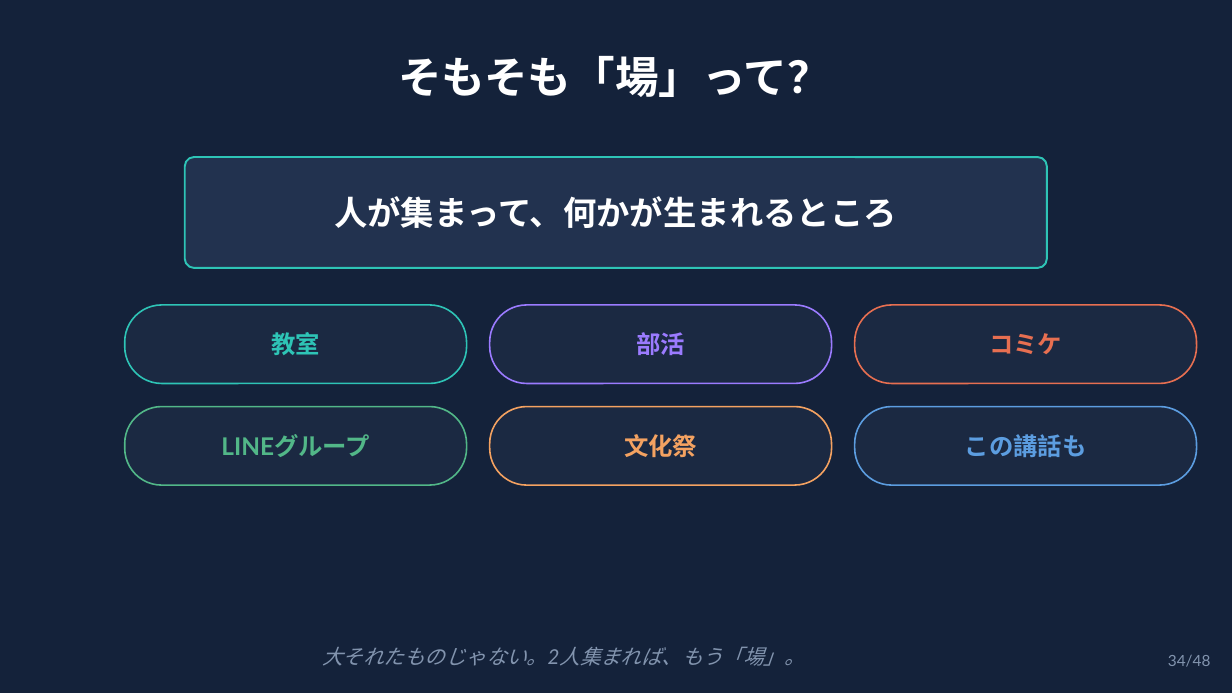
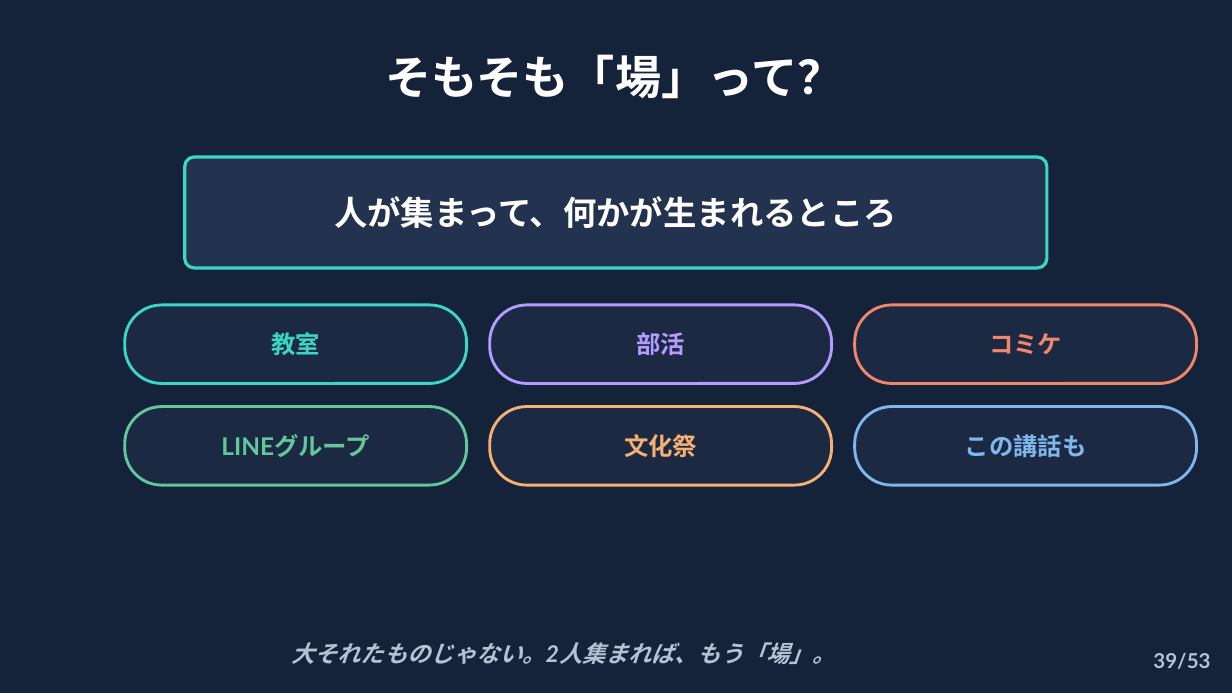
Before and after one commit to syukugennmathto/claude-daily-routines, a slide deck: slide 39 of build/career_talk_setagaya.pptx (slide 34 before the commit). Drawn at 1232x693 pixels with LibreOffice and Linux fonts; fonts in the diff are those of the drawing. Boxes give left, top, right and bottom in pixels: in the first picture for what was removed or moved away, otherwise in the second. Text is boxed around its words. In the diff, an @@ line names an element or a change of style, - is before the commit and + after.

```diff
--- a/build/career_talk_setagaya.pptx
+++ b/build/career_talk_setagaya.pptx
@@ text "そもそも「場」って？" at (x1=385, y1=54, x2=844, y2=99): size 34 to 36 pt @@
@@ rounded rectangle at (x1=185, y1=157, x2=1047, y2=268): outline #2EC4B6 1.5 pt to #3AD6C6 2.5 pt @@
@@ text "教室" at (x1=271, y1=332, x2=320, y2=355): text colour #2EC4B6 to #3AD6C6 @@
@@ rounded rectangle at (x1=125, y1=305, x2=467, y2=384): outline #2EC4B6 1.25 pt to #3AD6C6 2.25 pt @@
@@ text "部活" at (x1=636, y1=332, x2=685, y2=355): text colour #9B7BFF to #B39BFF @@
@@ rounded rectangle at (x1=490, y1=305, x2=832, y2=384): outline #9B7BFF 1.25 pt to #B39BFF 2.25 pt @@
@@ text "コミケ" at (x1=989, y1=333, x2=1062, y2=354): text colour #E76F51 to #F0866B @@
@@ rounded rectangle at (x1=855, y1=305, x2=1197, y2=384): outline #E76F51 1.25 pt to #F0866B 2.25 pt @@
@@ text "LINEグループ" at (x1=221, y1=434, x2=369, y2=457): text colour #52B788 to #63C79A @@
@@ rounded rectangle at (x1=125, y1=407, x2=467, y2=485): outline #52B788 1.25 pt to #63C79A 2.25 pt @@
@@ text "文化祭" at (x1=624, y1=434, x2=697, y2=457): text colour #F4A261 to #F6B071 @@
@@ rounded rectangle at (x1=490, y1=407, x2=832, y2=485): outline #F4A261 1.25 pt to #F6B071 2.25 pt @@
@@ text "この講話も" at (x1=965, y1=434, x2=1087, y2=457): text colour #5C9DE0 to #7FB6EC @@
@@ rounded rectangle at (x1=855, y1=407, x2=1197, y2=485): outline #5C9DE0 1.25 pt to #7FB6EC 2.25 pt @@
@@ text "大それたものじゃない。2人集まれば、もう「場」。" at (x1=292, y1=642, x2=835, y2=664): size 16 to 18 pt, text colour #8294AE to #B4C2D6, bold on @@
@@ text at (x1=1153, y1=653, x2=1210, y2=669): text changed; size 12 to 16 pt; text colour #8294AE to #B4C2D6; bold on @@
-34/48
+39/53
```
Also in this commit, not shown: 47 other slides changed, 5 slides added, 3 other files.
